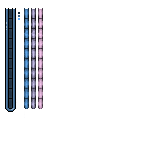
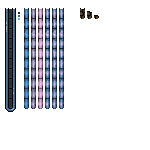
Comparing the layer stacks of the two 150x150 images. Changes:
painted on "color" over [6,8,99,109]
painted on "Background" over [45,8,99,109]
